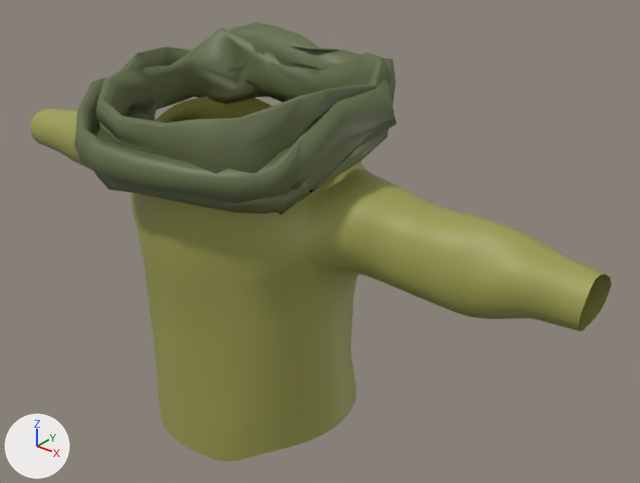
The glTF model frontend/public/assets/companion/glb/clothingTop/t_cloth01.glb: old version first, new version second.
One viewpoint serves both versions: a camera (50 mm lens) standing at (1.097, -1.18, 1.776) and looking at (0.126, 0.034, 1.023). Lighting does not change. The marker at lower left points along +X, +Y and +Z. The older version comes first. Where no turn or scale is listed for an object, it has been applied to the vertices.

Names of what the first picture shows: 'scarf', 'shirt02'.
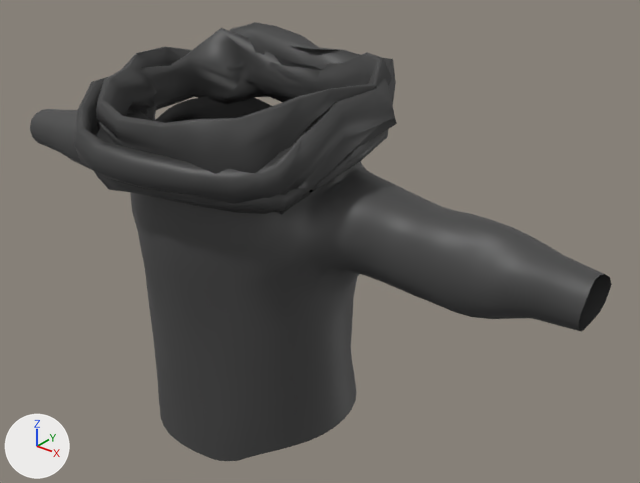
The change, as a list of edits to the scene's bpy script:
```text
Add mat_cloth_green2_004:
    mat_cloth_green2_004 = bpy.data.materials.new('cloth_green2.004')
    # nodes: BsdfPrincipled, Mix, OutputMaterial, VertexColor
    # colours: dark grey #454545, mixed with the vertex colours
Add mat_cloth_green3_005:
    mat_cloth_green3_005 = principled_material('cloth_green3.005')
    mat_cloth_green3_005.base_color = (0.0467, 0.0467, 0.0467)  # dark grey #3d3d3d
Change me_béziercircle:
    where me_béziercircle.from_pydata(...)  # 672 vertices, 1344 faces; spans x -0.261..0.276, y -0.313..0.172, z 1.161..1.394
    remove me_béziercircle.materials.append(mat_cloth_green3)  # dark green #626c47
    add me_béziercircle.materials.append(mat_cloth_green3_005)  # dark grey #3d3d3d
Change me_plane_007:
    where me_plane_007.from_pydata(...)  # 1186 vertices, 2252 faces; spans x -0.682..0.695, y -0.24..0.166, z 0.621..1.253
    remove me_plane_007.materials.append(mat_cloth_green2)
    add me_plane_007.materials.append(mat_cloth_green2_004)
```

Pixel boxes [x1, y1, x2, y2] of what changed, in the pictures (640 x 483 px):
'shirt02', recoloured (darker)
    both: [30, 96, 612, 461]
'scarf', recoloured (dark green to dark grey)
    both: [74, 22, 397, 215]
